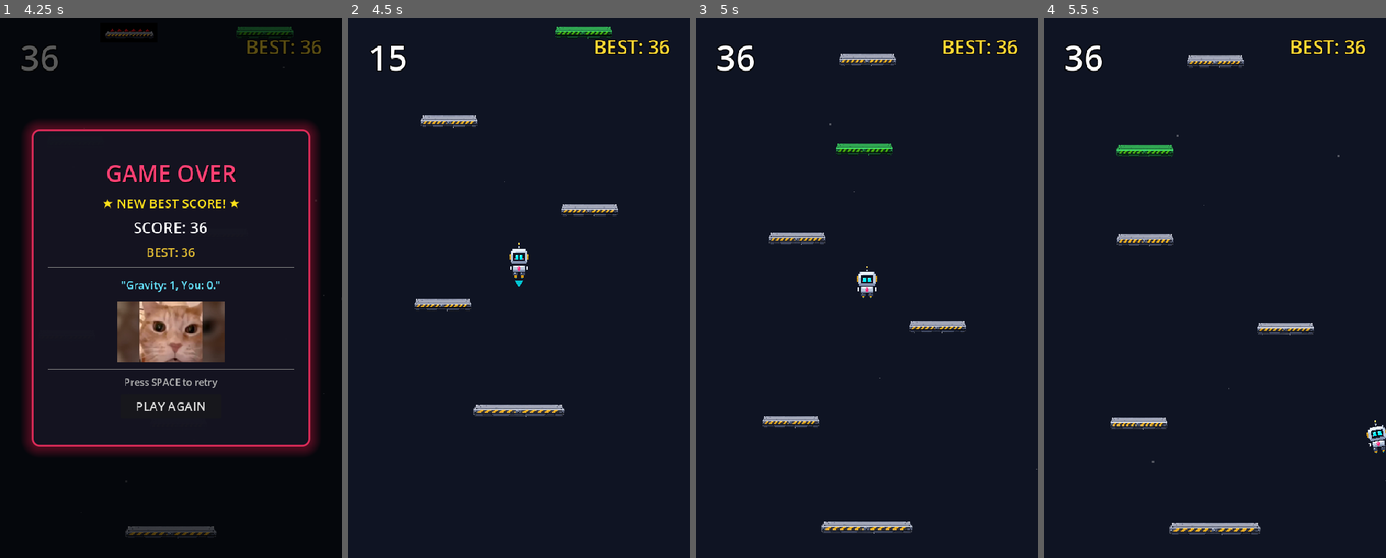
Above: before the commit, frames 1-4 (left to right).
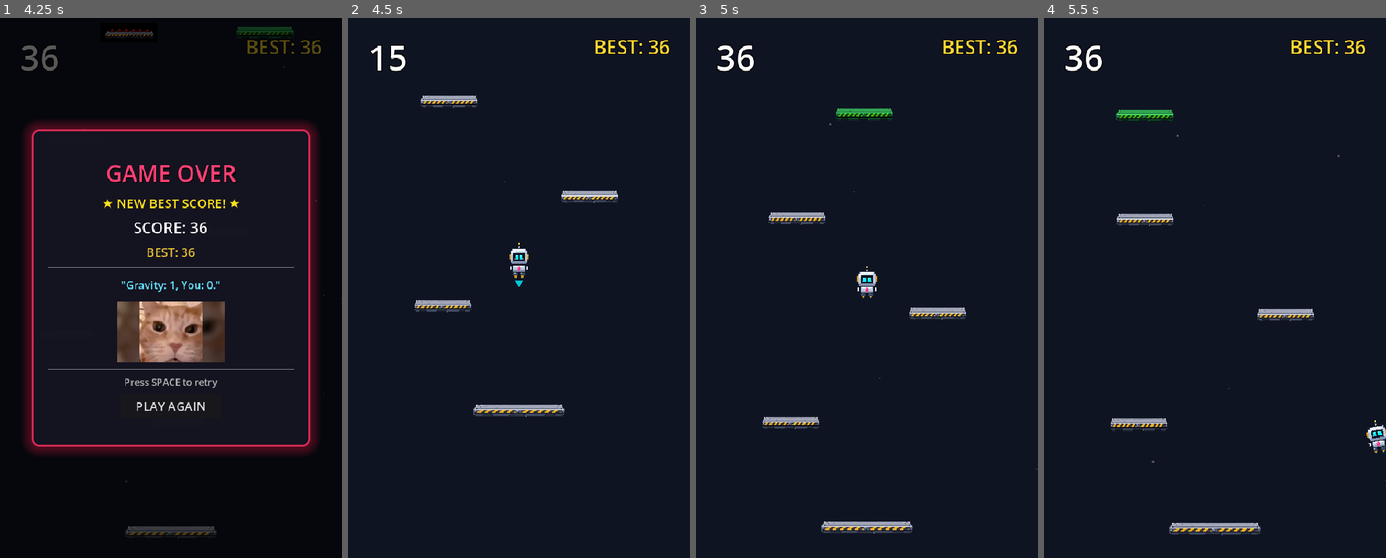
Above: after the commit, the same moments.

Repository: DevireddyNehal/Hopy
Game: Godot game, scene res://scenes/TitleScreen.tscn
Two runs of this game, one before a commit and one after it. Both use one fixed random seed, a clock stepped at 60 frames per second and the inputs below.
Inputs:
- Up to frame 1 (4.25 s): click "START GAME" at 0.5 s; tap Enter at 1.25, 2.1, 3.6 s; hold Right (ui_right) 1.28-2.03 s; hold Space (start_action) 1.28-2.03 s; hold Left (ui_left) 2.03-2.78 s; hold Space (start_action) 2.78-3.53 s; hold Right (ui_right) from 2.78 s (still down)
- Up to frame 2 (4.5 s): release Right (ui_right) at 4.25 s; click "PLAY AGAIN" at 4.25 s
- Up to frame 3 (5 s): no input
- Up to frame 4 (5.5 s): hold Left (ui_left) from 5.03 s (still down); hold Space (start_action) from 5.03 s (still down)

Frame 1 is identical in both runs. In frame 2, 1.7% of the frame differs, in the area x 19-79%, y 1-55%; in frame 3, 2.4%; in frame 4, 2.4%, in the area x 19-79%, y 6-77%.

Commit message:
feat: gate bomb spawn to score >= 500 and prevent spawning in platform vertical airspace

Diff:
--- a/scripts/spawner.gd
+++ b/scripts/spawner.gd
@@ -18,6 +18,7 @@
 var last_x: float = 270.0
 var active_platforms: Array[StaticBody2D] = []
 var active_spike_balls: Array[Area2D] = []
+var platforms_since_last_spike: int = 10
 
 func _ready() -> void:
 	if not platform_scene:
@@ -120,15 +121,18 @@
 		last_x = spawn_x
 
 	# --- Floating Spike Ball Hazard Spawn ---
-	# Never spawn in the middle of the platform gap or on the player's natural trajectory!
-	# Placed on outer flanks or overshoot zones with safe clearance, so clean jumps are safe
-	# but player mistakes (oversteering, panicking, reckless wraps) are penalized.
-	if platform_count > 6 and chosen_type != PlatformScript.Type.THORN and spike_ball_scene:
-		var spike_chance = 0.14 + (diff * 0.12) # 14% -> 26%
-		if randf() < spike_chance:
+	# ONLY spawn after score >= 500 (user request: reduce bomb so it comes after 500)
+	# Spaced out with at least 4 platforms between spawns to reduce bomb density.
+	# NEVER spawn in the middle of platforms or in the vertical airspace above any platform!
+	if GameState.score >= 500 and chosen_type != PlatformScript.Type.THORN and spike_ball_scene:
+		platforms_since_last_spike += 1
+		var diff_after_500 = clampf(float(GameState.score - 500) / 1000.0, 0.0, 1.0)
+		var spike_chance = 0.10 + (diff_after_500 * 0.08) # 10% -> 18%
+		if randf() < spike_chance and platforms_since_last_spike >= 4:
 			var ball_pos = _calculate_safe_hazard_position(last_x, spawn_x, highest_spawned_y, gap, screen_w, min_x, max_x)
 			if ball_pos != Vector2.ZERO:
 				_spawn_spike_ball_at(ball_pos)
+				platforms_since_last_spike = 0
 
 func center_biased_placement(screen_w: float, min_x: float, max_x: float) -> float:
 	var pattern_roll = randf()
@@ -201,68 +205,87 @@
 	active_spike_balls.append(sb)
 	return sb
 
+func _is_position_above_any_platform(cand_x: float, cand_y: float) -> bool:
+	for plat in active_platforms:
+		if not is_instance_valid(plat) or plat.is_broken:
+			continue
+		var plat_x = plat.global_position.x
+		var plat_y = plat.global_position.y
+
+		# If platform is beneath candidate or level with it (within 280px downward):
+		if cand_y <= plat_y + 40.0 and cand_y >= plat_y - 280.0:
+			if plat.platform_type == PlatformScript.Type.MOVING:
+				# Moving platform sweeps back and forth: protect its entire corridor
+				if cand_x >= plat.left_limit - 50.0 and cand_x <= plat.right_limit + 50.0:
+					return true
+			else:
+				var half_w = 44.0 * absf(plat.scale.x)
+				# 85px clearance ensures zero overlap with platform's vertical column
+				if absf(cand_x - plat_x) < half_w + 45.0:
+					return true
+	return false
+
 func _calculate_safe_hazard_position(from_x: float, to_x: float, top_y: float, gap: float, screen_w: float, min_x: float, max_x: float) -> Vector2:
 	var center = screen_w / 2.0
-	var ball_x: float
-	var ball_y: float
+	var playfield_left = center - 270.0
+	var playfield_right = center + 270.0
 
 	# Determine horizontal jump direction:
 	var jumping_right = to_x > from_x + 35.0
 	var jumping_left = to_x < from_x - 35.0
 
-	var placement_roll = randf()
+	# Natural jump corridor to protect completely:
+	var corridor_min = minf(from_x, to_x) - 55.0
+	var corridor_max = maxf(from_x, to_x) + 55.0
+
+	# Build priority candidate positions
+	var candidates: Array[Vector2] = []
+	var ball_y = top_y + (gap * 0.45)
 
 	if jumping_right:
-		# Player leaping left-to-right: natural path curves through center.
-		# Middle is strictly preserved. Hazard placed on overshoot flank or far rear flank.
-		if placement_roll < 0.65:
-			# Pattern 1: Overshoot trap past the target platform
-			# If player oversteers past to_x to the right, they hit the spike
-			ball_x = to_x + randf_range(85.0, 115.0)
-			ball_x = clampf(ball_x, to_x + 75.0, max_x + 30.0)
-			ball_y = top_y + randf_range(-10.0, 25.0)
-		else:
-			# Pattern 2: Far left rear flank (behind the takeoff point)
-			ball_x = from_x - randf_range(85.0, 115.0)
-			ball_x = clampf(ball_x, min_x - 30.0, from_x - 75.0)
-			ball_y = top_y + (gap * 0.35)
+		# 1. Outer right overshoot flank (past to_x towards the right wall)
+		var right_flank_x = clampf(to_x + randf_range(95.0, 125.0), to_x + 90.0, playfield_right - 35.0)
+		candidates.append(Vector2(right_flank_x, ball_y))
+
+		# 2. Far left wall margin (behind takeoff)
+		var left_margin_x = playfield_left + randf_range(30.0, 48.0)
+		candidates.append(Vector2(left_margin_x, ball_y))
+
+		# 3. Outer right wall margin
+		var right_margin_x = playfield_right - randf_range(30.0, 48.0)
+		candidates.append(Vector2(right_margin_x, ball_y))
 	elif jumping_left:
-		# Player leaping right-to-left: natural path curves through center.
-		if placement_roll < 0.65:
-			# Pattern 1: Overshoot trap past the target platform
-			# If player oversteers past to_x to the left, they hit the spike
-			ball_x = to_x - randf_range(85.0, 115.0)
-			ball_x = clampf(ball_x, min_x - 30.0, to_x - 75.0)
-			ball_y = top_y + randf_range(-10.0, 25.0)
-		else:
-			# Pattern 2: Far right rear flank (behind the takeoff point)
-			ball_x = from_x + randf_range(85.0, 115.0)
-			ball_x = clampf(ball_x, from_x + 75.0, max_x + 30.0)
-			ball_y = top_y + (gap * 0.35)
+		# 1. Outer left overshoot flank (past to_x towards the left wall)
+		var left_flank_x = clampf(to_x - randf_range(95.0, 125.0), playfield_left + 35.0, to_x - 90.0)
+		candidates.append(Vector2(left_flank_x, ball_y))
+
+		# 2. Far right wall margin (behind takeoff)
+		var right_margin_x = playfield_right - randf_range(30.0, 48.0)
+		candidates.append(Vector2(right_margin_x, ball_y))
+
+		# 3. Outer left wall margin
+		var left_margin_x = playfield_left + randf_range(30.0, 48.0)
+		candidates.append(Vector2(left_margin_x, ball_y))
 	else:
-		# Vertical corridor jump (from_x and to_x roughly aligned)
-		# Place on the opposite empty half of the screen
+		# Vertical corridor jump
 		if to_x < center:
-			ball_x = randf_range(center + 65.0, max_x)
-		else:
-			ball_x = randf_range(min_x, center - 65.0)
-		ball_y = top_y + (gap * 0.3)
-
-	# Strict validation: Ensure hazard is NEVER inside the natural jump corridor
-	var corridor_min = minf(from_x, to_x) - 50.0
-	var corridor_max = maxf(from_x, to_x) + 50.0
-	if ball_x >= corridor_min and ball_x <= corridor_max:
-		# In case it lands in corridor, shift it to the outer flank
-		if to_x < center:
-			ball_x = max_x - 20.0
-		else:
-			ball_x = min_x + 20.0
-
-	# Ensure safe distance from target platform
-	if absf(ball_x - to_x) < 70.0:
-		return Vector2.ZERO # Skip if too close to platform
-
-	return Vector2(ball_x, ball_y)
+			candidates.append(Vector2(playfield_right - 40.0, ball_y))
+			candidates.append(Vector2(randf_range(center + 85.0, max_x), ball_y))
+		else:
+			candidates.append(Vector2(playfield_left + 40.0, ball_y))
+			candidates.append(Vector2(randf_range(min_x, center - 85.0), ball_y))
+
+	# Test candidates: MUST NOT be above any platform AND MUST NOT be in natural corridor
+	for cand in candidates:
+		if cand.x >= corridor_min and cand.x <= corridor_max:
+			continue
+		if absf(cand.x - to_x) < 85.0 or absf(cand.x - from_x) < 85.0:
+			continue
+		if _is_position_above_any_platform(cand.x, cand.y):
+			continue
+		return cand
+
+	return Vector2.ZERO
 
 func _cleanup_old_platforms(threshold_y: float) -> void:
 	var surviving: Array[StaticBody2D] = []
--- a/tests/test_new_features.gd
+++ b/tests/test_new_features.gd
@@ -95,11 +95,22 @@
 	test_plat.queue_free()
 	edge_robot.queue_free()
 
-	# Test 9: Safe spike hazard placement outside natural jump corridor
+	# Test 9: Safe spike hazard placement outside natural jump corridor & never above platforms
 	var spawner_scene = preload("res://scenes/Main.tscn")
 	var main_node = spawner_scene.instantiate()
 	add_child(main_node)
 	var spawner = main_node.get_node("Spawner")
+
+	# Verify that no spike balls spawn when score < 500
+	GameState.score = 250
+	assert(GameState.score < 500, "Score is under 500 for testing")
+
+	# Verify _is_position_above_any_platform rejects positions above platforms
+	if spawner.active_platforms.size() > 0:
+		var sample_plat = spawner.active_platforms[0]
+		var directly_above_x = sample_plat.global_position.x
+		var directly_above_y = sample_plat.global_position.y - 60.0
+		assert(spawner._is_position_above_any_platform(directly_above_x, directly_above_y), "Must detect and reject positions directly above platforms")
 
 	# Test left-to-right jump (from 350 to 580)
 	for i in range(10):
@@ -107,7 +118,8 @@
 		if pos != Vector2.ZERO:
 			var inside_corridor = pos.x > 350.0 and pos.x < 580.0
 			assert(not inside_corridor, "Spike must NEVER be placed in the middle of platforms along the natural path")
-			assert(absf(pos.x - 580.0) >= 70.0, "Spike must maintain at least 70px breathing room from target platform")
+			assert(absf(pos.x - 580.0) >= 80.0, "Spike must maintain at least 80px breathing room from target platform")
+			assert(not spawner._is_position_above_any_platform(pos.x, pos.y), "Spike position must NEVER be above any platform")
 
 	# Test right-to-left jump (from 600 to 380)
 	for i in range(10):
@@ -115,9 +127,10 @@
 		if pos2 != Vector2.ZERO:
 			var inside_corridor2 = pos2.x > 380.0 and pos2.x < 600.0
 			assert(not inside_corridor2, "Spike must NEVER be placed in the middle of platforms along right-to-left natural path")
-			assert(absf(pos2.x - 380.0) >= 70.0, "Spike must maintain at least 70px breathing room from target platform")
+			assert(absf(pos2.x - 380.0) >= 80.0, "Spike must maintain at least 80px breathing room from target platform")
+			assert(not spawner._is_position_above_any_platform(pos2.x, pos2.y), "Spike position must NEVER be above any platform")
 
-	print("✓ Natural jump path free of spikes and clearance verified")
+	print("✓ Natural jump path free of spikes, score >= 500 gating, and zero platforms underneath verified")
 	main_node.queue_free()
 
 	print("--- ALL NEW FEATURE TESTS PASSED SUCCESSFULLY! ---\n")
